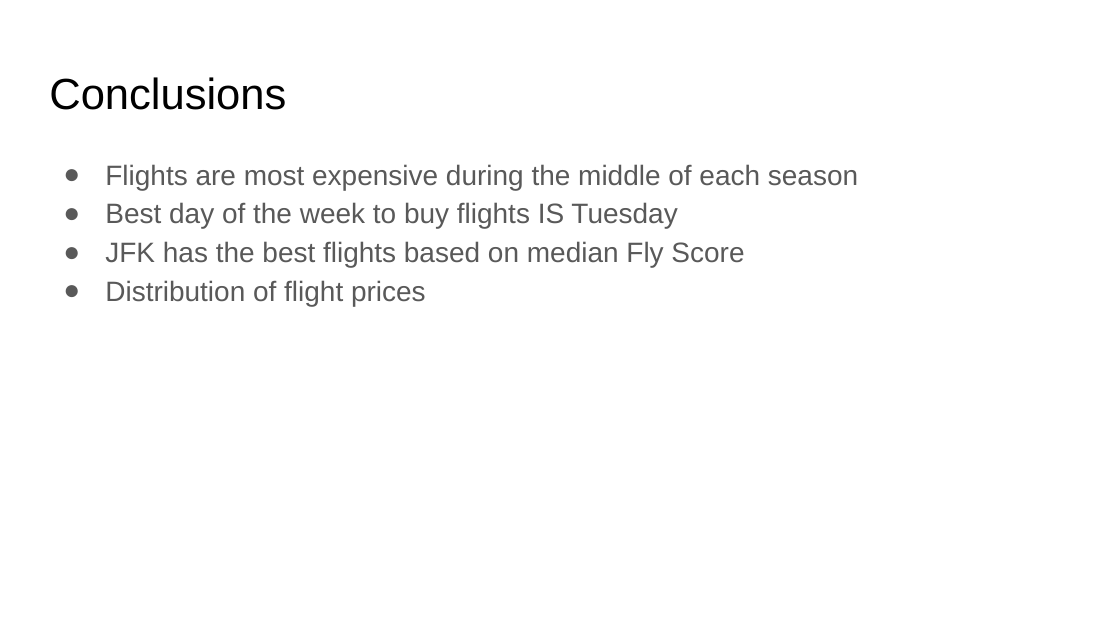
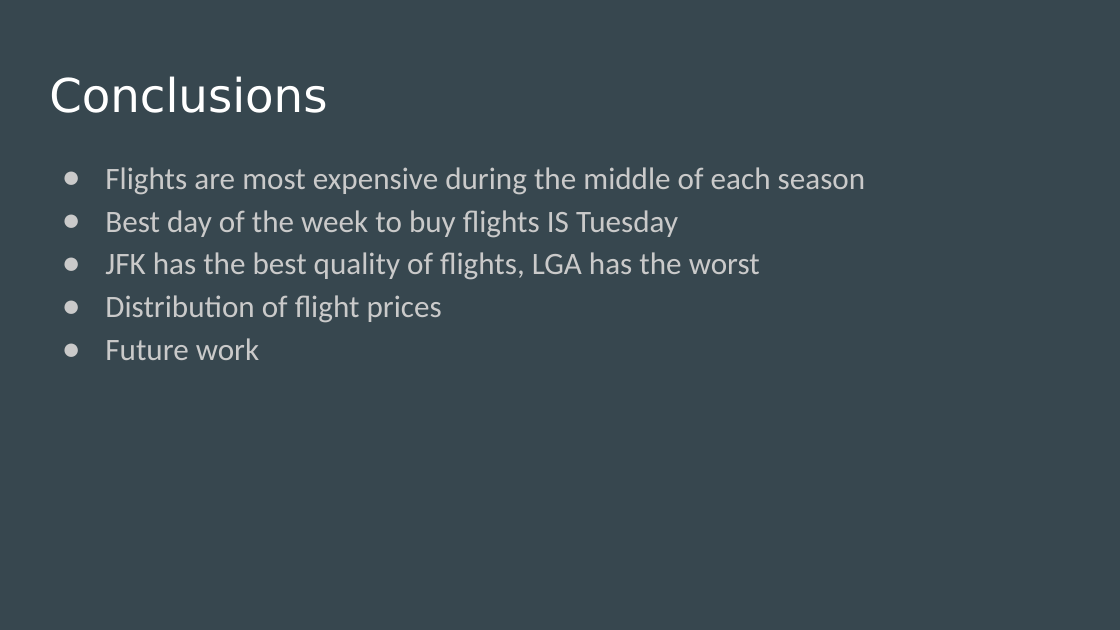
Before and after one commit to edwin-back/Webscraping_Tripadvisor_Flights, a slide deck: slide 15 of Web Scraping Tripadvisor Flights_Edwin Back.pptx (slide 14 before the commit). Drawn at 1120x630 pixels with LibreOffice and Linux fonts; fonts in the diff are those of the drawing. Boxes give left, top, right and bottom in pixels: in the first picture for what was removed or moved away, otherwise in the second. Text is boxed around its words. In the diff, an @@ line names an element or a change of style, - is before the commit and + after.

```diff
--- a/Web Scraping Tripadvisor Flights_Edwin Back.pptx
+++ b/Web Scraping Tripadvisor Flights_Edwin Back.pptx
@@ background #FFFFFF to #37474F @@
@@ title "Conclusions" at bbox=[49, 76, 327, 113]: size 28 to 30 pt, font Arial to DejaVu Sans, text colour #000000 to #FFFFFF @@
@@ text at bbox=[105, 167, 866, 323]: size 18 to 20 pt, font Arial to Calibri, text colour #595959 to #CACACA in "Flights are most expensive during the middle ...", "Best day of the week to buy ...", "Distribution of flight prices"; indent changed; bullet colour #595959 to #CACACA @@
@@ text at bbox=[105, 252, 760, 280]: text changed; size 18 to 20 pt; font Arial to Calibri; text colour #595959 to #CACACA @@
-● JFK has the best flights based on median Fly Score
+● JFK has the best quality of flights, LGA has the worst
@@ text at bbox=[105, 338, 259, 360]: paragraph added @@
+● Future work
```
Also in this commit, not shown: 7 other slides changed, 8 slides added, 6 slides removed.
